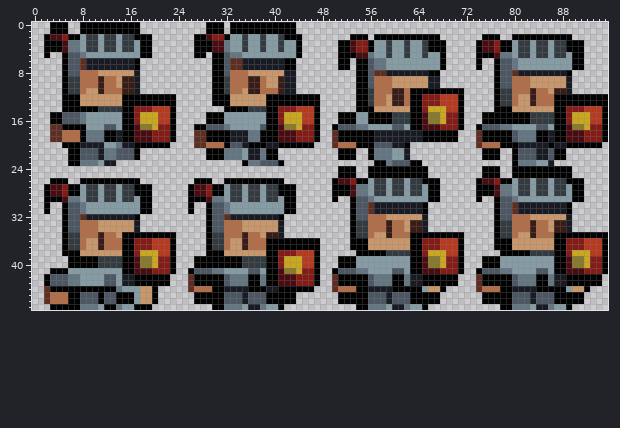
File history of a sprite sheet, Deflection/res/knighty24.png. The picture above was drawn from the file before the commit.
The file is 96x48 pixels. Colours within 5 levels of each other are drawn and written as one.
Now the later version:
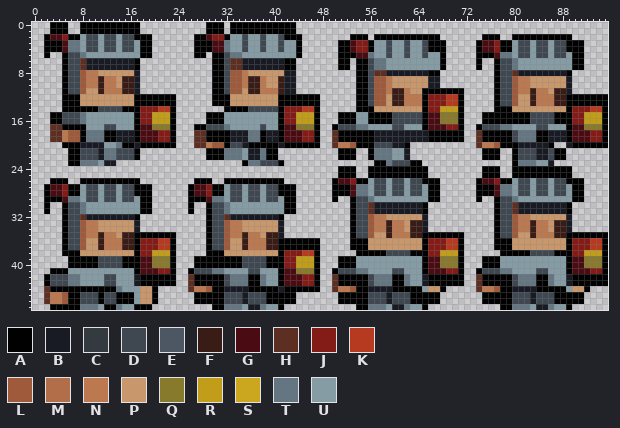
Palette (. is transparent): A #000100  B #181b24  C #333a40  D #3f4851  E #4c5763  F #391c15  G #4a0c12  H #5c2f22  J #831c17  K #b53a1f  L #9e5a3a  M #b26e48  N #bc784f  P #c8976b  Q #887a2c  R #c19d1a  S #cba61f  T #647681  U #869ca4
From old to new:
Changed rows in their new state; - is an unchanged pixel.
first column x 3:
 2 ------DD-DD-DD------------------D--D--D------------------------------------------------------
 3 ------DD-DD-DD------------------D--D--D-----------------D--D--D---------------DD-DD-DD-------
 4 ------DD-DD-DD------------------D--D--D-----------------D--D--D---------------DD-DD-DD-------
 5 ---DD------------------------D--------------------------D--D--D---------------DD-DD-DD-------
 6 ---DD------------------------D-----------------------D---------------------DD----------------
 7 ---DD------------------------D-----------------------D---------------------DD----------------
 8 ---DDLNN---------------------DLLN--------------------D---------------------DD----------------
 9 ---DDLNN-NN------------------DLLN--N-----------------DLLN------------------DDLNN-------------
10 ---DDLNN-NN------------------DLLN--N-----------------DLLN------------------DDLNN-------------
11 ---DDL---NNN-----------------DLL---NNN---------------DLLN--NPP-------------DDLNN-NN----------
12 ------------PP----------------------PP---------------DLL---NNNA--J---------DDL---NNNFF-------
13 ------------PP----------------------PP---------------DLL---NNNA--J---------DDL---NNNFF-------
14 --------DDDD--A--J---------------DDDDDA--J------------------PPAJJRRR----------------PPA--J---
15 --DDD-------UUAJJRRR----------------UUAJJRRR-------------DDDDDAGGQQQ------------DDDD--AJJRRR-
16 --DDD-------UUAJJRRR----------------UUAJJRRR-------------DDDDDAGGQQQ------------DDDD--AJJRRR-
17 ---------DD-UUAGGQQQ------DDD------DUUAGGQQQ----DDD------DD-UUA--G------DDD------DD-UUAGGQQQ-
18 --NLL-------BBA--G------------------BBA--G--------------------B-----A--------D------BBA--G---
19 --NLL-------BBA--G------------------BBA--G--------------------B-----A--------D------BBA--G---
20 ------------AAB-----A-----NLL-DD----AAB-----A---NNL---DDD---------------NNL---------..B-----A
21 -----DDD---DDD----------------------------------------------------------------DDD--D---------
22 -----DDD---DDD----------------------------------------------------------------DDD--D---------
23 -----------------------------------DDD-------------------DDD---------------------------------
26 ------------------------------------------------------DD-DD-DD----------------DD-DD-DD-------
27 ------DD-DD-DD----------------DD-DD-DD----------------DD-DD-DD----------------DD-DD-DD-------
28 ------DD-DD-DD----------------DD-DD-DD----------------DD-DD-DD----------------DD-DD-DD-------
29 ------DD-DD-DD----------------DD-DD-DD-------------DD----------------------DD----------------
30 ---DD----------------------DD----------------------DD----------------------DD----------------
31 ---DD----------------------DD----------------------DD----------------------DD----------------
32 ---DD----------------------DD----------------------DDLNN-------------------DDLNN-------------
33 ---DDLNN-------------------DDLNN-------------------DDLNN-NN----------------DDLNN-NN----------
34 ---DDLNN-------------------DDLNN-------------------DDLNN-NN----------------DDLNN-NN----------
35 ---DDLNN-NN-FF-------------DDLNN-NN----------------DDL---NNNFF-------------DDL---NNNFF-------
36 ---DDL---NNNFFA--J---------DDL---NNNFF----------------------PPA--J------------------PPA--J---
37 ---DDL---NNNFFA--J---------DDL---NNNFF----------------------PPA--J------------------PPA--J---
38 ------------PPAJJRRR----------------PPA--J--------------DDDD--AJJRRR------------DDDD--AJJRRR-
39 --------DDDD--AGGQQQ------------DDDD--AJJRRR----------------UUAGGQQQ----------------UUAGGQQQ-
40 --------DDDD--AGGQQQ------------DDDD--AJJRRR----------------UUAGGQQQ----------------UUAGGQQQ-
41 ------------UUA--G------DDD------DD-UUAGGQQQ----DDD------DD-UUA--G------DDD------DD-UUA--G---
42 DDD------DD-UUB-----A--------D------UUA--G-----------D------UUB-----A--------D------UUB-----A
43 DDD------DD-UUB-----A--------D------UUA--G-----------D------UUB-----A--------D------UUB-----A
44 ------------------------NNL---------AAB-----A---NNL---------------------NNL------------------
45 NNL--DDD-DD------------------DDD-DDD-----------------DDD-DDD-----------------DDD-DDD---------
46 NNL--DDD-DD------------------DDD-DDD-----------------DDD-DDD-----------------DDD-DDD---------
